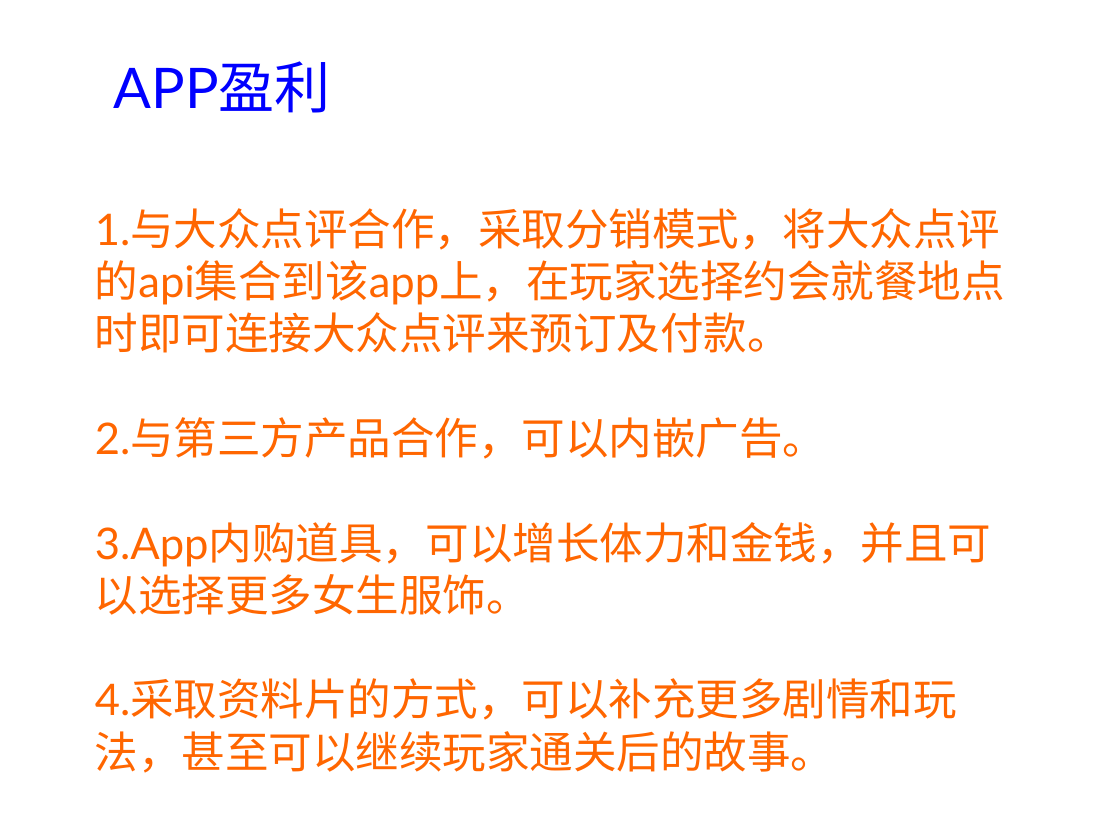
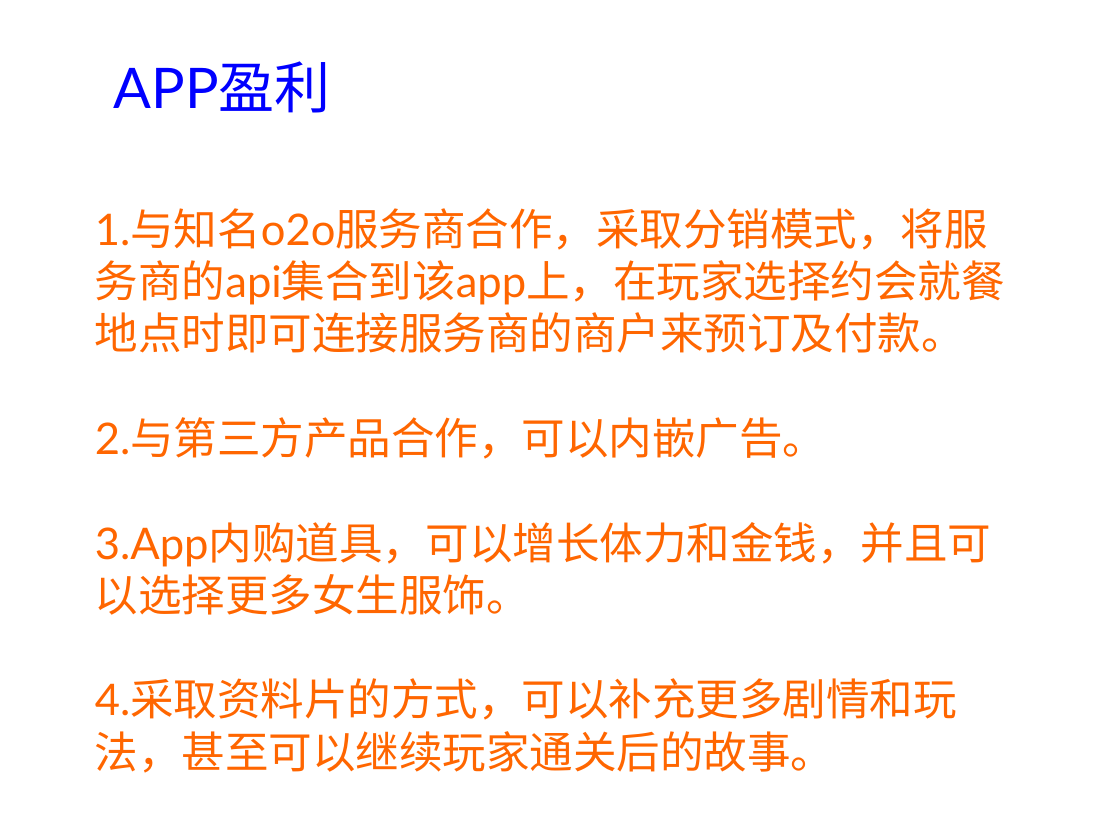
Before and after one commit to sx1989827/teambition, a slide deck: slide 15 of document/商业计划书.ppt. Drawn at 1120x840 pixels with LibreOffice and Linux fonts; fonts in the diff are those of the drawing. Boxes give left, top, right and bottom in pixels: in the first picture for what was removed or moved away, otherwise in the second. Text is boxed around its words. In the diff, an @@ line names an element or a change of style, - is before the commit and + after.

```diff
--- a/document/商业计划书.ppt
+++ b/document/商业计划书.ppt
@@ text at (95, 208, 1005, 353): text changed @@
-1.与大众点评合作，采取分销模式，将大众点评的api集合到该app上，在玩家选择约会就餐地点时即可连接大众点评来预订及付款。
+1.与知名o2o服务商合作，采取分销模式，将服务商的api集合到该app上，在玩家选择约会就餐地点时即可连接服务商的商户来预订及付款。
```
